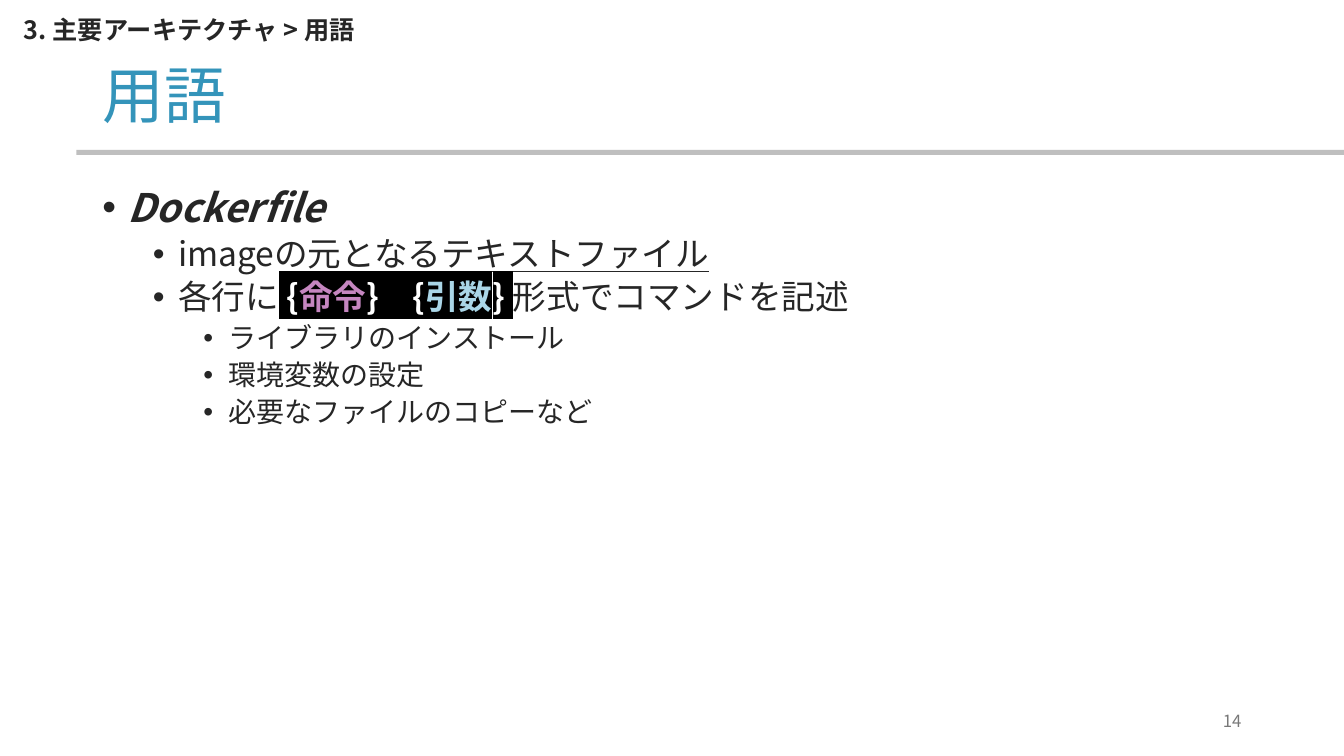
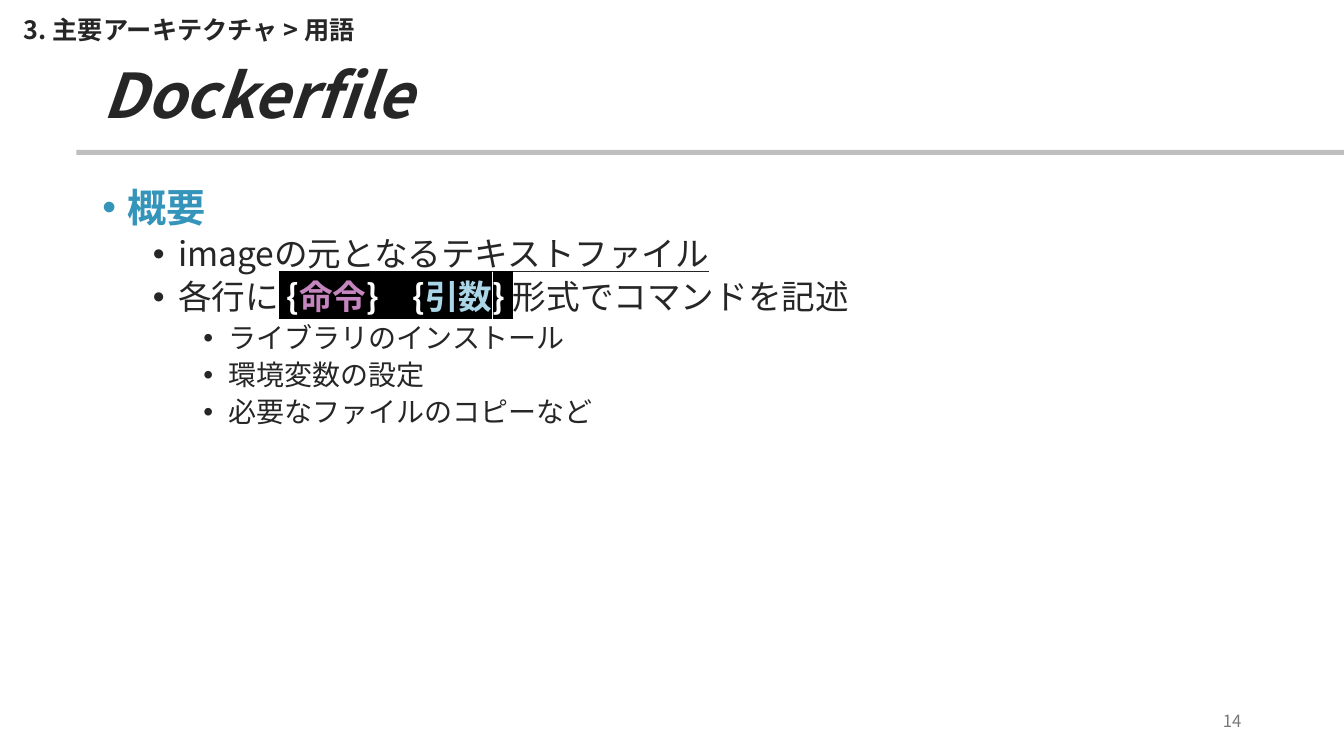
Before and after one commit to yamada-ai/java-prac, a slide deck: slide 14 of docker-container.pptx. Drawn at 1344x756 pixels with LibreOffice and Linux fonts; fonts in the diff are those of the drawing; background and template pictures are left out. Boxes give left, top, right and bottom in pixels: in the first picture for what was removed or moved away, otherwise in the second. Text is boxed around its words. In the diff, an @@ line names an element or a change of style, - is before the commit and + after.

Commit message:
pptx docker v6

```diff
--- a/docker-container.pptx
+++ b/docker-container.pptx
@@ title at [102, 68, 412, 119]: text changed; text colour #3494BA to #262626; bold on; italic on @@
-用語
+Dockerfile
@@ text at [128, 188, 206, 226]: text changed; text colour #262626 to #3494BA; italic off @@
-• Dockerfile
+• 概要
```
Also in this commit, not shown: 7 other slides changed, 2 slides added.
